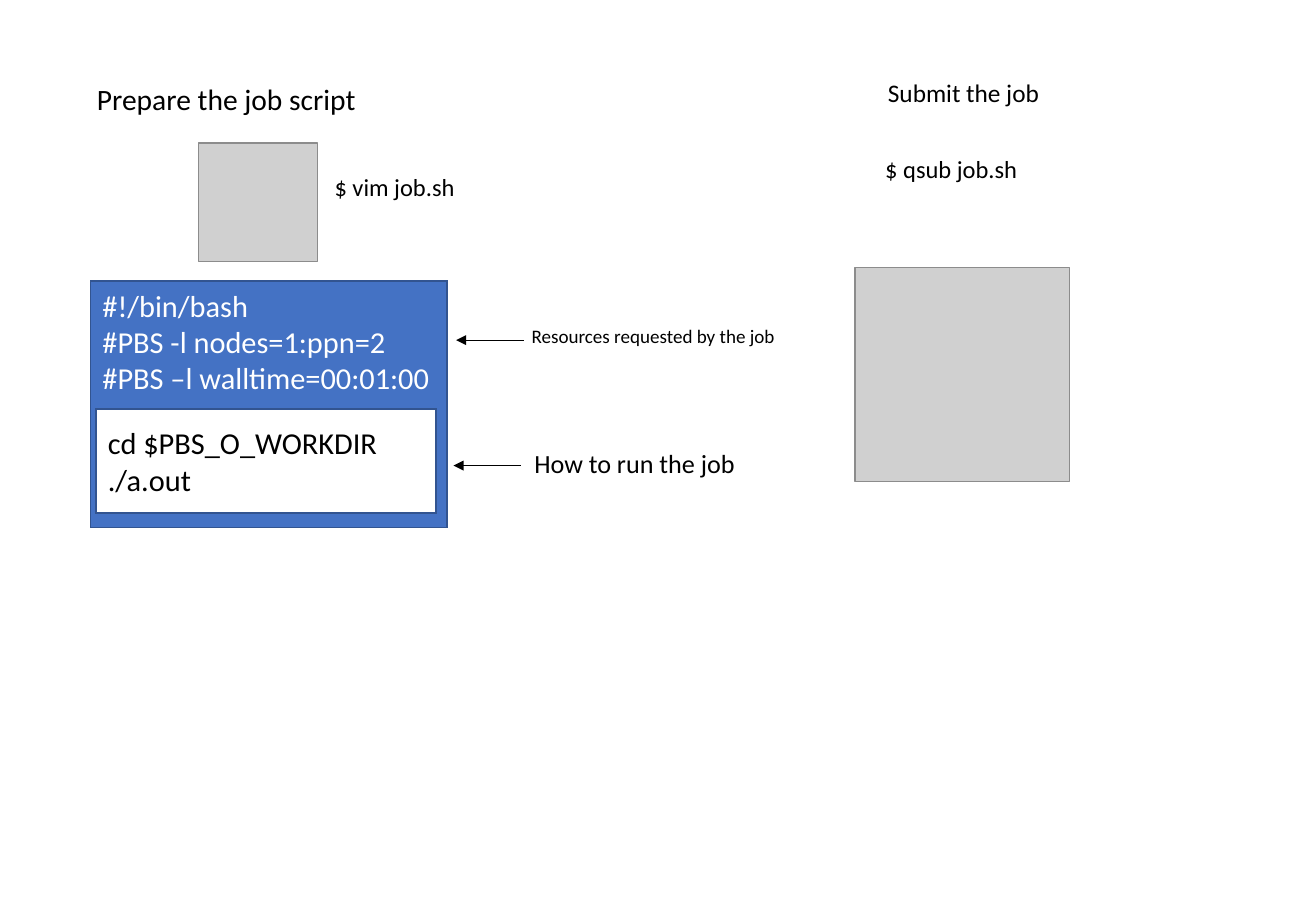
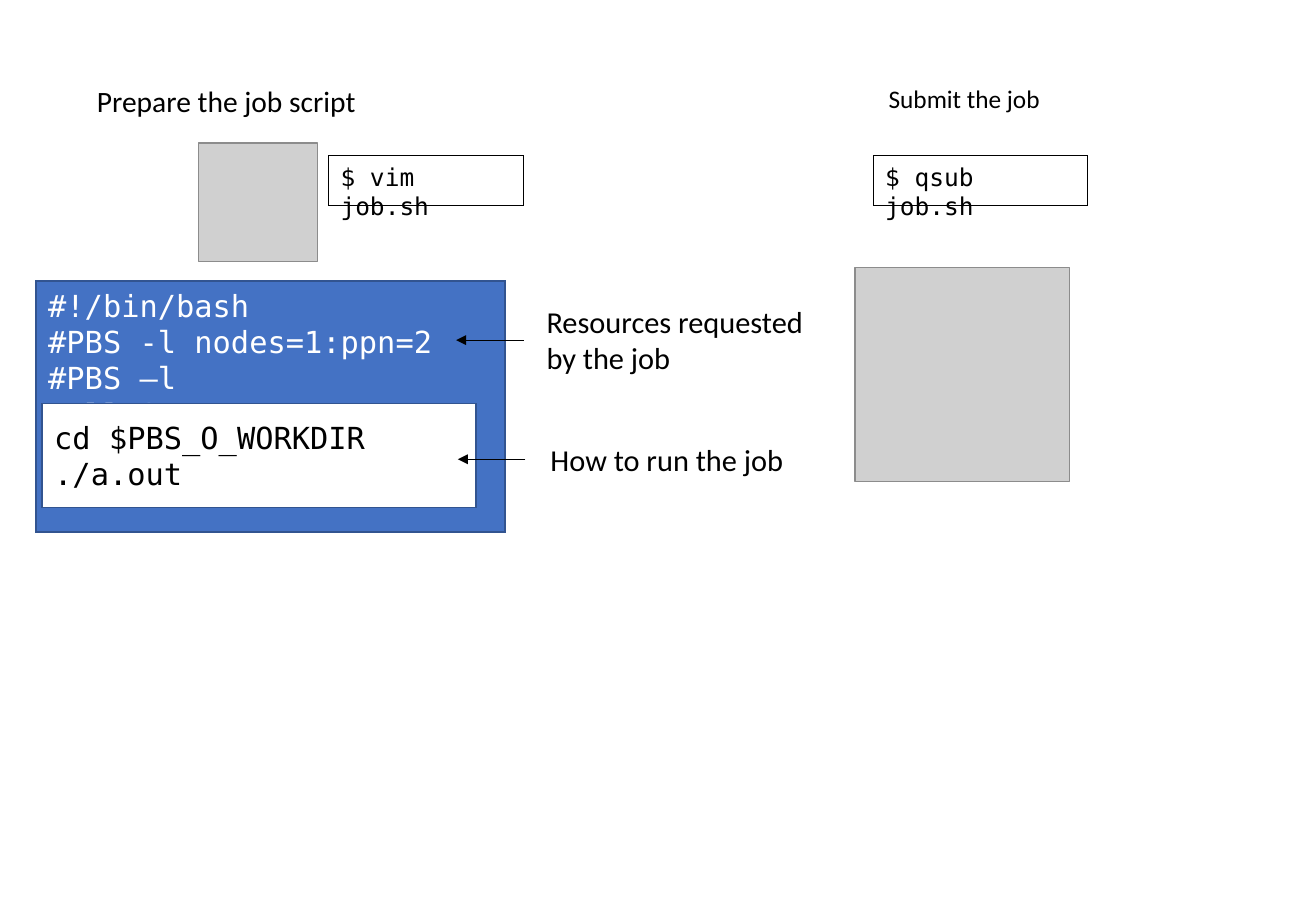
Before and after one commit to kaityo256/sevendayshpc, a slide deck: slide 4 of site-assets/sources/day2/fig-ja-en.pptx. Drawn at 1316x911 pixels with LibreOffice and Linux fonts; fonts in the diff are those of the drawing; grey boxes stand for pictures. Boxes give left, top, right and bottom in pixels: in the first picture for what was removed or moved away, otherwise in the second. Text is boxed around its words. In the diff, an @@ line names an element or a change of style, - is before the commit and + after.

```diff
--- a/site-assets/sources/day2/fig-ja-en.pptx
+++ b/site-assets/sources/day2/fig-ja-en.pptx
@@ text "Submit the job": place and size @@
-text "Submit the job" at [888,84,1039,107]
+text "Submit the job" at [889,90,1040,113]
@@ rectangle "$ vim job.sh" at [328,156,524,204]: font Calibri to DejaVu Sans Mono; outline none to #000000 0.75 pt @@
@@ rectangle "$ vim job.sh": place and size @@
-rectangle "$ vim job.sh" at [352,179,454,201]
+rectangle "$ vim job.sh" at [328,156,524,204]
@@ rectangle "$ qsub job.sh": place and size @@
-rectangle "$ qsub job.sh" at [903,161,1017,182]
+rectangle "$ qsub job.sh" at [874,156,1088,204]
@@ rectangle "$ qsub job.sh" at [874,156,1088,204]: font Calibri to DejaVu Sans Mono; outline none to #000000 0.75 pt @@
@@ rectangle "#!/bin/bash": place and size @@
-rectangle "#!/bin/bash" at [90,281,446,527]
+rectangle "#!/bin/bash" at [36,281,505,532]
@@ rectangle "#!/bin/bash" at [36,281,505,532]: font Calibri to DejaVu Sans Mono @@
@@ text at [547,312,803,375]: text changed; size 11.2 to 18 pt @@
-Resources requested by the job
+Resources requested
+by the job
@@ rectangle "cd $PBS_O_WORKDIR" at [43,403,476,508]: font Calibri to DejaVu Sans Mono @@
@@ rectangle "cd $PBS_O_WORKDIR": place and size @@
-rectangle "cd $PBS_O_WORKDIR" at [96,410,436,514]
+rectangle "cd $PBS_O_WORKDIR" at [43,403,476,508]
@@ text "How to run the job": place and size @@
-text "How to run the job" at [534,455,735,478]
+text "How to run the job" at [550,450,783,477]
@@ text "How to run the job" at [550,450,783,477]: size 15.5 to 18 pt @@
@@ arrow moved from (521, 465) - (453, 465) to (525, 459) - (458, 459) @@
```
Also in this commit, not shown: 6 other slides changed, 10 other files.
